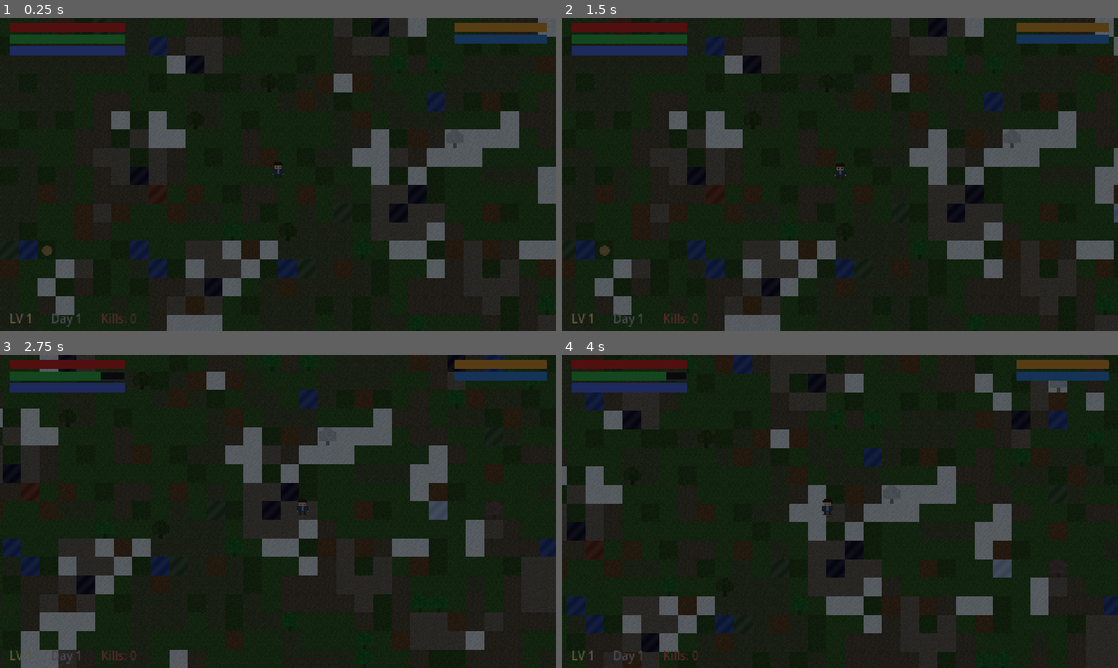
Above: before the commit, frames 1-4 (two rows, left to right).
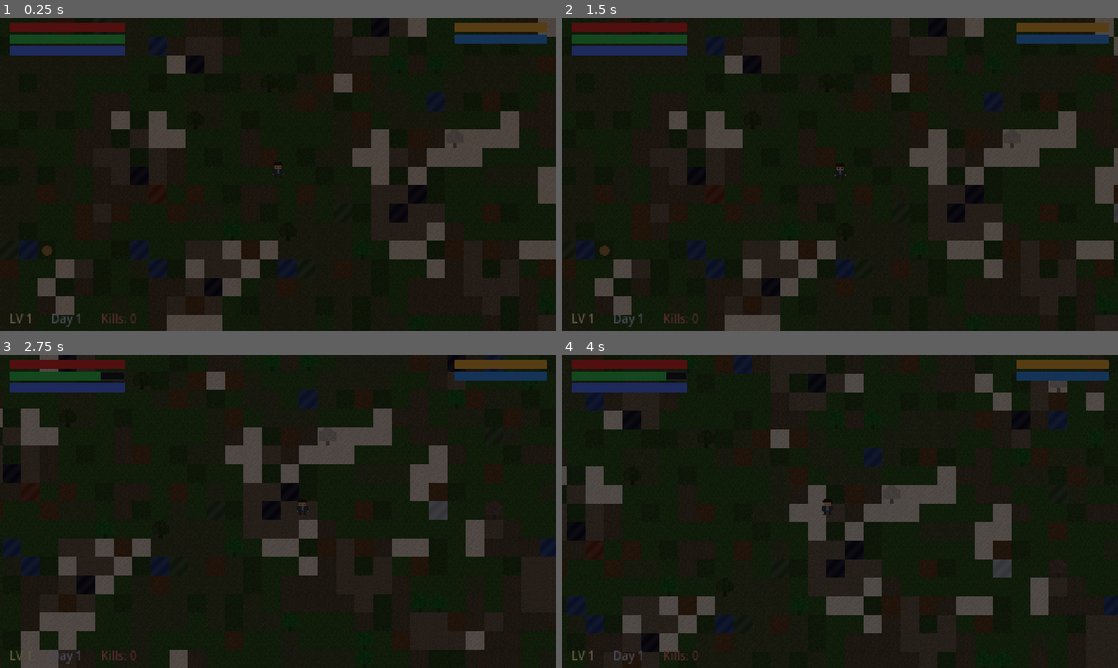
Above: after the commit, the same moments.

Repository: edonD/singularity-godot
Game: Godot game, scene res://scenes/main/Main.tscn
Same seed, same stepped clock (60 frames per second), same inputs: the game is played once before the commit and once after it.
Inputs (mouse positions are in pixels of both pictures, inside the frame that each line leads up to):
- Up to frame 1 (0.25 s): no input
- Up to frame 2 (1.5 s): tap Enter at 0.5 s; move the mouse to (962, 158) at 0.52 s; press the mouse at (962, 158) at 0.53 s; hold D (move_right) 0.53-1.28 s; move the mouse to (728, 190) at 1.27 s; release the mouse at (728, 190) at 1.28 s; hold S (move_down) from 1.28 s (still down); tap Space (dodge) at 1.35 s
- Up to frame 3 (2.75 s): move the mouse to (333, 442) at 2.02 s; release S (move_down) at 2.03 s; hold D (move_right) from 2.03 s (still down); hold Shift (sprint) from 2.03 s (still down)
- Up to frame 4 (4 s): move the mouse to (812, 574) at 2.77 s; release D (move_right) at 2.78 s; release Shift (sprint) at 2.78 s; hold W (move_up) 2.78-3.53 s; click (812, 574) at 2.85 s; move the mouse to (1006, 558) at 3.52 s; hold A (move_left) from 3.53 s (still down); tap Space (dodge) at 3.6 s

The runs differ from the first frame. In frame 1, 7.8% of the frame differs, in the area x 6-100%, y 0-100%; in frame 2, 7.9%; in frame 3, 8.7%, in the area x 0-88%, y 0-100%; in frame 4, 7.0%.

Commit message:
Survival + Day/Night: hunger, thirst, starvation, lighting cycle
- Hunger and thirst drain over time
- Starvation/dehydration deals periodic damage
- Low needs slow the player
- Full day/night cycle with dawn/day/dusk/night color transitions
- CanvasModulate dynamically colored based on time of day
- Night makes enemies more aggressive (via GameManager)

Diff:
--- a/scenes/main/Main.tscn
+++ b/scenes/main/Main.tscn
@@ -9,6 +9,8 @@
 [ext_resource type="Script" path="res://scripts/systems/inventory.gd" id="7_inventory"]
 [ext_resource type="Script" path="res://scripts/systems/crafting.gd" id="8_crafting"]
 [ext_resource type="Script" path="res://scripts/ui/inventory_ui.gd" id="9_inv_ui"]
+[ext_resource type="Script" path="res://scripts/systems/survival.gd" id="10_survival"]
+[ext_resource type="Script" path="res://scripts/systems/day_night.gd" id="11_daynight"]
 
 [node name="Main" type="Node2D"]
 script = ExtResource("1_main")
@@ -32,6 +34,12 @@
 [node name="Crafting" type="Node" parent="Systems"]
 script = ExtResource("8_crafting")
 
+[node name="Survival" type="Node" parent="Systems"]
+script = ExtResource("10_survival")
+
+[node name="DayNight" type="Node" parent="Systems"]
+script = ExtResource("11_daynight")
+
 [node name="CanvasModulate" type="CanvasModulate" parent="."]
 color = Color(1, 1, 1, 1)
 
--- /dev/null
+++ b/scripts/systems/day_night.gd
@@ -0,0 +1,72 @@
+extends Node
+
+## Day/night cycle — controls CanvasModulate color and ambient feel.
+
+var _canvas_mod: CanvasModulate
+var _time_label_updating: bool = true
+
+# Color palette for different times of day
+const DAWN_COLOR := Color(0.9, 0.75, 0.65)
+const DAY_COLOR := Color(1.0, 1.0, 1.0)
+const DUSK_COLOR := Color(0.8, 0.55, 0.4)
+const NIGHT_COLOR := Color(0.2, 0.2, 0.35)
+const DEEP_NIGHT_COLOR := Color(0.12, 0.12, 0.25)
+
+
+func _ready() -> void:
+	await get_tree().process_frame
+	# Find or create CanvasModulate
+	_canvas_mod = get_tree().get_first_node_in_group("canvas_modulate") as CanvasModulate
+	if not _canvas_mod:
+		var parent := get_parent()
+		while parent:
+			for child in parent.get_children():
+				if child is CanvasModulate:
+					_canvas_mod = child
+					break
+			if _canvas_mod:
+				break
+			parent = parent.get_parent()
+
+
+func _process(_delta: float) -> void:
+	if not _canvas_mod:
+		return
+	if GameManager.state != GameManager.GameState.PLAYING:
+		return
+
+	var t := GameManager.time_of_day
+	var color: Color
+
+	# Time phases:
+	# 0.0-0.1: dawn
+	# 0.1-0.35: day
+	# 0.35-0.45: dusk
+	# 0.45-0.75: night
+	# 0.75-0.85: deep night
+	# 0.85-1.0: pre-dawn
+
+	if t < 0.1:
+		# Dawn
+		var p := t / 0.1
+		color = DAWN_COLOR.lerp(DAY_COLOR, p)
+	elif t < 0.35:
+		color = DAY_COLOR
+	elif t < 0.45:
+		# Dusk
+		var p := (t - 0.35) / 0.1
+		color = DAY_COLOR.lerp(DUSK_COLOR, p)
+	elif t < 0.55:
+		var p := (t - 0.45) / 0.1
+		color = DUSK_COLOR.lerp(NIGHT_COLOR, p)
+	elif t < 0.75:
+		color = NIGHT_COLOR
+	elif t < 0.85:
+		var p := (t - 0.75) / 0.1
+		color = NIGHT_COLOR.lerp(DEEP_NIGHT_COLOR, p)
+	else:
+		# Pre-dawn
+		var p := (t - 0.85) / 0.15
+		color = DEEP_NIGHT_COLOR.lerp(DAWN_COLOR, p)
+
+	_canvas_mod.color = color
--- /dev/null
+++ b/scripts/systems/survival.gd
@@ -0,0 +1,50 @@
+extends Node
+
+## Survival system — hunger, thirst, and their effects on the player.
+
+const HUNGER_DRAIN := 1.5  # per minute
+const THIRST_DRAIN := 2.0  # per minute
+const STARVE_DAMAGE := 5   # HP loss per tick when starving
+const DEHYDRATE_DAMAGE := 8
+const DAMAGE_INTERVAL := 5.0 # seconds between starvation ticks
+
+var _damage_timer: float = 0.0
+
+
+func _process(delta: float) -> void:
+	if GameManager.state != GameManager.GameState.PLAYING:
+		return
+
+	var s := GameManager.player_stats
+
+	# Drain hunger and thirst over time
+	s.hunger = maxf(s.hunger - HUNGER_DRAIN * delta / 60.0, 0.0)
+	s.thirst = maxf(s.thirst - THIRST_DRAIN * delta / 60.0, 0.0)
+
+	# Update HUD
+	if GameManager.player:
+		if GameManager.player.has_signal("hunger_changed"):
+			GameManager.player.hunger_changed.emit(s.hunger)
+		if GameManager.player.has_signal("thirst_changed"):
+			GameManager.player.thirst_changed.emit(s.thirst)
+
+	# Starvation / dehydration damage
+	if s.hunger <= 0 or s.thirst <= 0:
+		_damage_timer += delta
+		if _damage_timer >= DAMAGE_INTERVAL:
+			_damage_timer = 0.0
+			var dmg := 0
+			if s.hunger <= 0:
+				dmg += STARVE_DAMAGE
+			if s.thirst <= 0:
+				dmg += DEHYDRATE_DAMAGE
+			if GameManager.player and GameManager.player.has_method("take_damage"):
+				GameManager.player.take_damage(dmg, Vector2.ZERO)
+	else:
+		_damage_timer = 0.0
+
+	# Low hunger/thirst slows player
+	if s.hunger < 20 or s.thirst < 20:
+		s.speed = 80.0
+	elif s.speed < 120.0 and s.hunger >= 20 and s.thirst >= 20:
+		s.speed = 120.0
Not shown: 1 places in scenes/main/Main.tscn that only renumber resources
